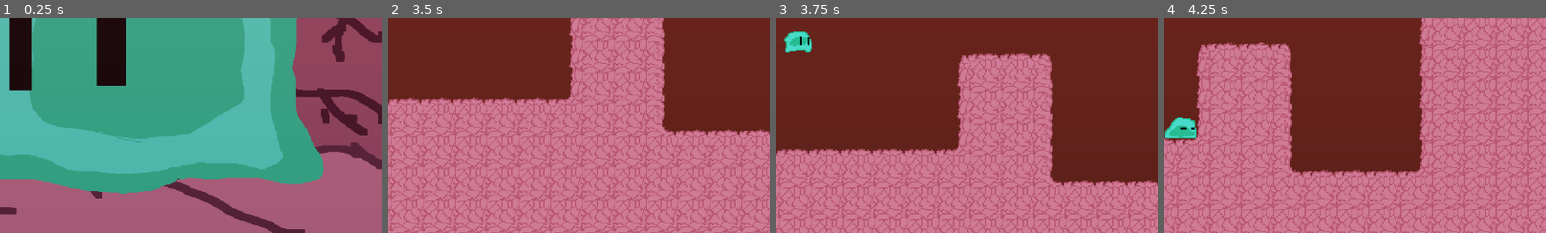
Above: before the commit, frames 1-4 (left to right).
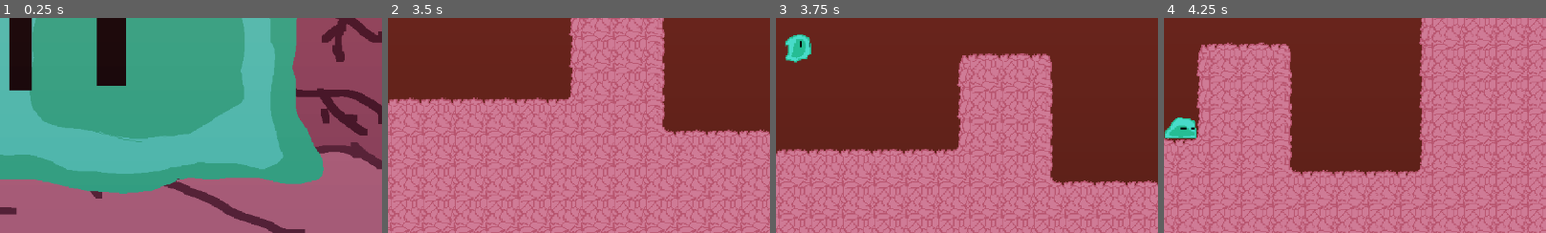
Above: after the commit, the same moments.

Repository: HeyItsEquin/Platformer
Game: Godot game, scene res://MainMenu.tscn
Same seed, same stepped clock (60 frames per second), same inputs: the game is played once before the commit and once after it.
Inputs:
- Up to frame 1 (0.25 s): no input
- Up to frame 2 (3.5 s): click "Start" at 0.5 s; tap Space (wall_jump) at 1.25, 1.52, 2, 2.27, 2.75 s; hold Ctrl (burrow) 1.28-2.03 s; hold D (move_right) 1.28-2.78 s; tap Ctrl (burrow) at 2.1 s; hold A (move_left) from 2.78 s (still down); hold Ctrl (burrow) from 2.78 s (still down)
- Up to frame 3 (3.75 s): tap Space (wall_jump) at 3.5 s; release A (move_left) at 3.53 s; release Ctrl (burrow) at 3.53 s; hold D (move_right) from 3.53 s (still down); tap Ctrl (burrow) at 3.6 s
- Up to frame 4 (4.25 s): keep holding D (move_right); tap Space (wall_jump) at 3.77 s
The pictures show only the part of the screen within x 50-100%, y 50-100%; the shares and areas given below are measured in that part.

Frames 1-2 are identical in both runs. In frame 3, 0.7% of the frame differs, in the area x 2-10%, y 6-21%; in frame 4, nothing differs.

Commit message:
Fixed an issue where the jump takeoff and rising animations wouldn't play correctly during a burrow jump

Diff:
--- a/Scenes/Player/player.gd
+++ b/Scenes/Player/player.gd
@@ -255,12 +255,15 @@
 			return
 		if not can_exit_burrow():
 			return
+		wants_to_exit_burrow = false
+		is_jumping = true
+		animator.takeoff()
 		animator.set_burrow_state(animator.BurrowState.NONE)
 		should_jump = true
-		jump(true)
+		velocity.y = -jump_force_burrowed
+		jump_sound.play()
 	else:
 		wants_to_exit_burrow = true
-	animator.set_burrow_state(animator.BurrowState.EXITING)
 
 func can_exit_burrow() -> bool:
 	return animator.burrow_state == animator.BurrowState.BURROWED and should_burrow and not would_collide_with_size(collision_height)
@@ -352,7 +355,7 @@
 			use_burrowed_speed = false
 			should_jump = true
 			enable_collider(true)
-			if is_on_floor():
+			if is_on_floor() and not is_jumping:
 				animator.jump_state = PlayerAnimator.JumpState.NONE
 		PlayerAnimator.BurrowState.ENTERING:
 			should_jump = false
